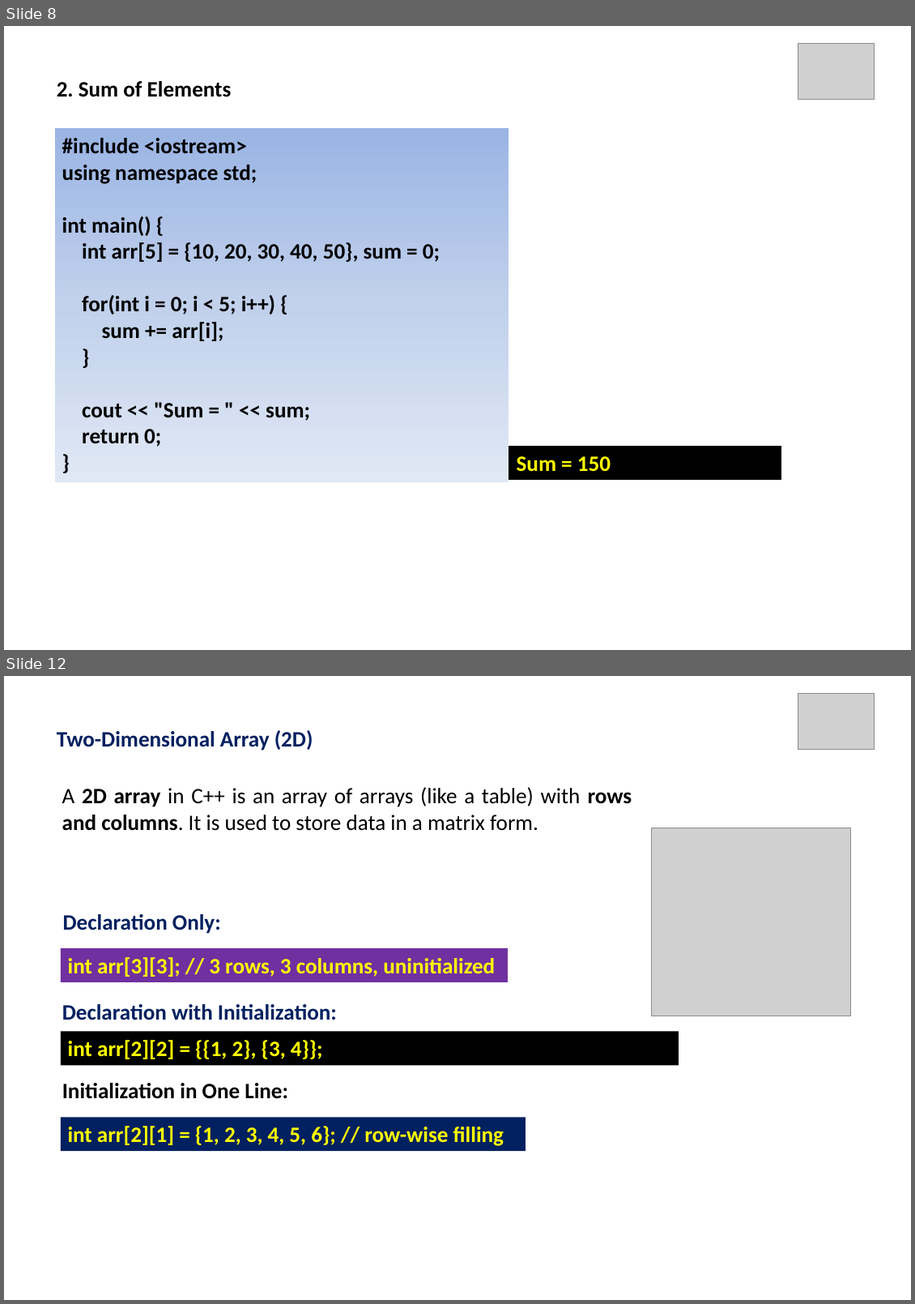
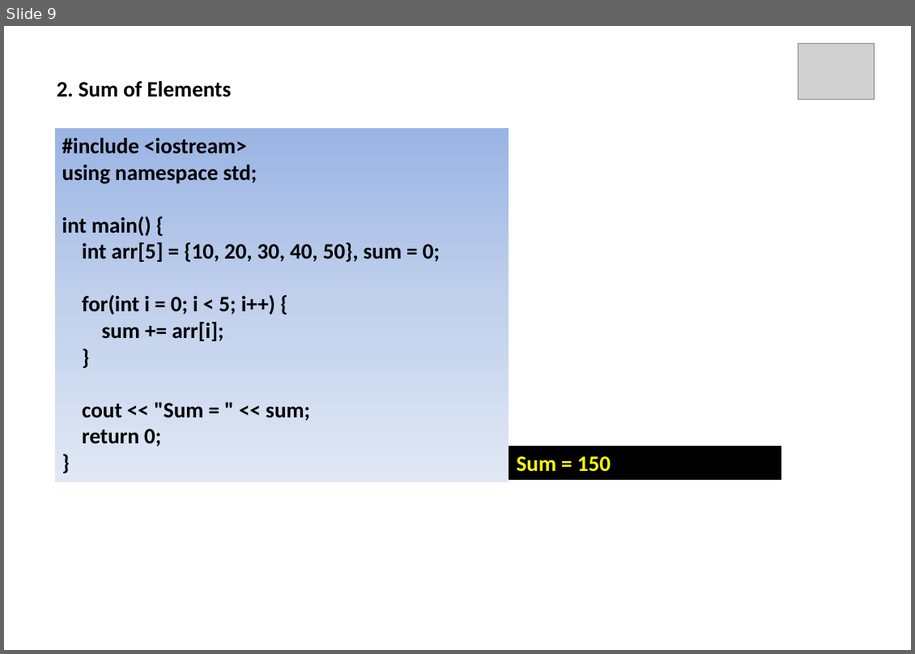
Before and after one commit to ParthasarathiSwain/C-plus-plus-Tutorial, a slide deck: Day 13/Array C++.pptx. Shown one above the other, each under a label of ours: slides 8 and 12 before the commit, slide 9 after it; the slides between them are not shown. The pictures are 915x1304 and 915x654 pixels, drawn with LibreOffice and Linux fonts; fonts in the diff are those of the drawing; grey boxes stand for pictures. Boxes give left, top, right and bottom in pixels: in the first picture for what was removed or moved away, otherwise in the second. Text is boxed around its words. In the diff, an @@ line names an element or a change of style, - is before the commit and + after.

```diff
--- a/Day 13/Array C++.pptx
+++ b/Day 13/Array C++.pptx
@@ slide 12 removed at [4, 676, 911, 1300], background #FFFFFF @@
@@ picture removed at [798, 693, 875, 751] @@
@@ text removed at [57, 730, 313, 751] @@
-Two-Dimensional Array (2D)
@@ text removed at [62, 787, 633, 831] @@
-A 2D array in C++ is an array of arrays (like a table) with rows and columns. It is used to store data in a matrix form.
@@ picture removed at [651, 828, 850, 1016] @@
@@ text removed at [63, 914, 221, 934] @@
-Declaration Only:
@@ rectangle removed at [61, 948, 508, 982] @@
-int arr[3][3]; // 3 rows, 3 columns, uninitialized
@@ text removed at [62, 1004, 337, 1020] @@
-Declaration with Initialization:
@@ rectangle removed at [61, 1031, 679, 1065] @@
-int arr[2][2] = {{1, 2}, {3, 4}};
@@ text removed at [62, 1083, 288, 1099] @@
-Initialization in One Line:
@@ rectangle removed at [61, 1117, 526, 1151] @@
-int arr[2][1] = {1, 2, 3, 4, 5, 6}; // row-wise filling
@@ what was slide 8 is now slide 9 @@
```
Also in this commit, not shown: 1 slide added, 9 other slides removed, 12 other files.
